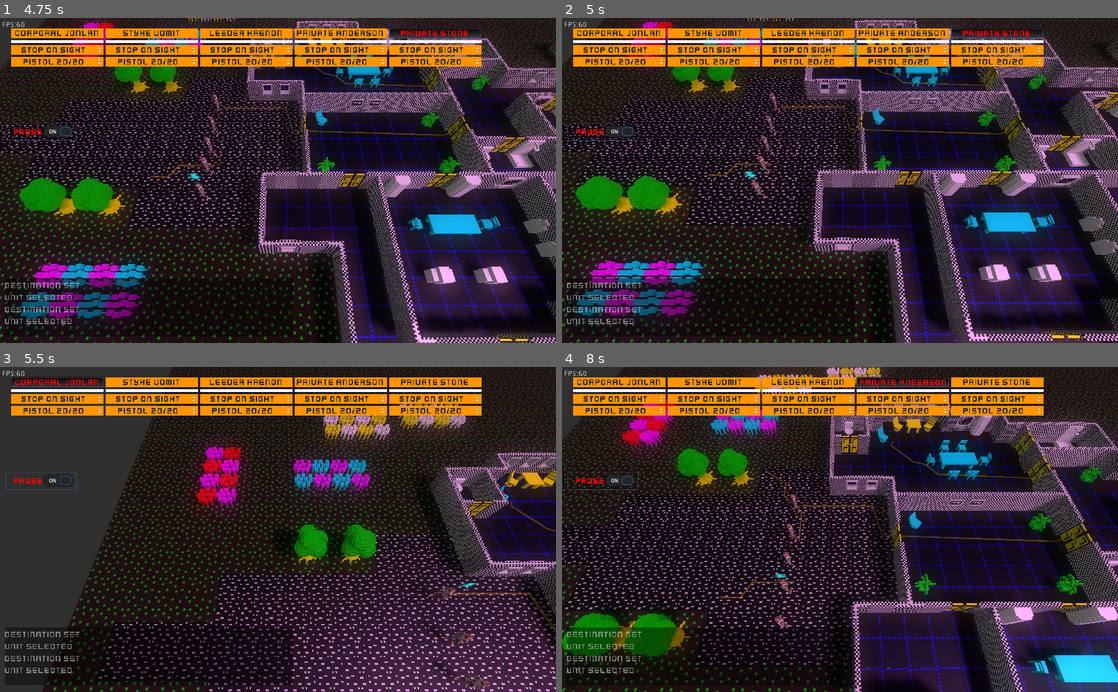
Above: before the commit, frames 1-4 (two rows, left to right).
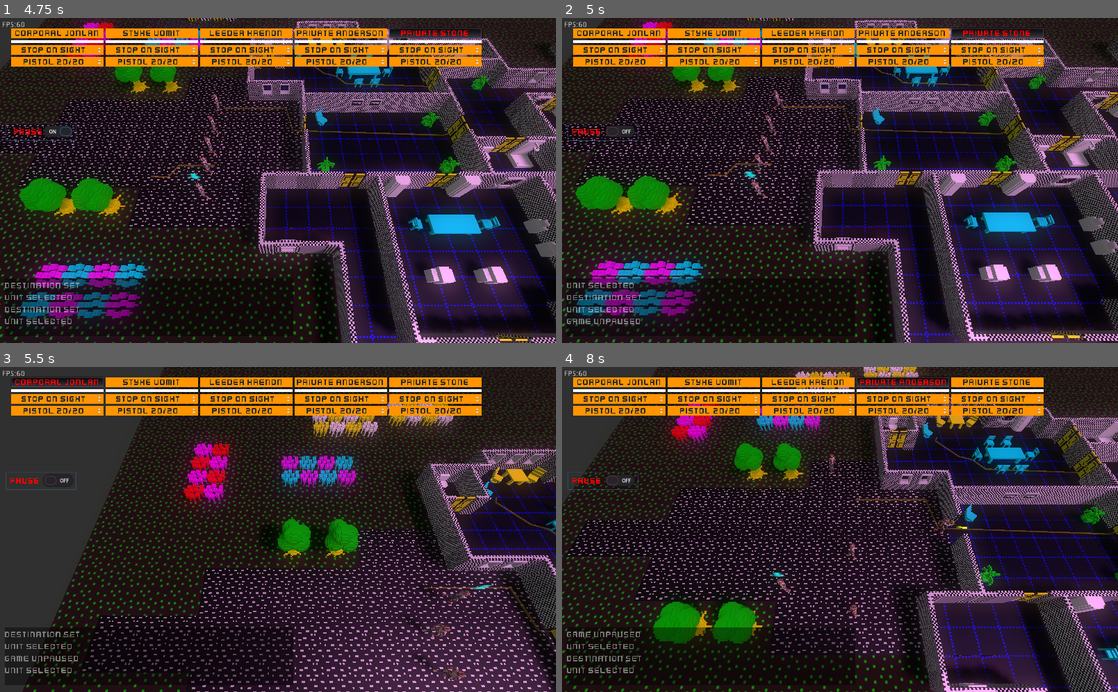
Above: after the commit, the same moments.

Repository: SteveSmith16384/LaserFodder
Game: Godot game, scene res://Main.tscn
The game is run twice, just before and just after one commit, with the same random seed, the same clock (stepped at 60 frames per second) and the same inputs.
Inputs (mouse positions are in pixels of both pictures, inside the frame that each line leads up to):
- Up to frame 1 (4.75 s): click "Pause" at 0.5 s; move the mouse to (400, 164) at 1.27 s; hold Right (ui_right) 1.28-2.03 s; tap one key every 0.75 s from 1.35 s: 1 (unit_1) 2 (unit_2) 3 (unit_3) 4 (unit_4) 5 (unit_5); click (400, 164) at 1.42 s; move the mouse to (166, 196) at 2.02 s; hold Down (ui_down) 2.03-2.78 s; move the mouse to (333, 109) at 2.77 s; hold Right (ui_right) 2.78-3.53 s; move the mouse to (250, 245) at 3.52 s; hold Up (ui_up) 3.53-4.28 s; click (250, 245) at 3.67 s; move the mouse to (444, 229) at 4.27 s; hold Left (ui_left) from 4.28 s (still down)
- Up to frame 2 (5 s): keep holding Left (ui_left); tap P (pause) at 4.9 s
- Up to frame 3 (5.5 s): keep holding Left (ui_left); move the mouse to (111, 480) at 5.02 s; tap 1 (unit_1) at 5.1 s
- Up to frame 4 (8 s): move the mouse to (867, 529) at 5.77 s; release Left (ui_left) at 5.78 s; hold Down (ui_down) 5.78-6.53 s; tap 2 (unit_2) at 5.85 s; click (867, 529) at 5.92 s; move the mouse to (756, 448) at 6.52 s; hold Right (ui_right) 6.53-7.28 s; tap 3 (unit_3) at 6.6 s; move the mouse to (962, 513) at 7.27 s; hold Up (ui_up) from 7.28 s (still down); tap 4 (unit_4) at 7.35 s

Frame 1 is identical in both runs. In frame 2, 0.6% of the frame differs, in the area x 0-41%, y 22-95%; in frame 3, 28%; in frame 4, 42%, in the area x 0-100%, y 0-100%.

Commit message:
Pause button

Diff:
--- a/src/GameScene.gd
+++ b/src/GameScene.gd
@@ -25,6 +25,8 @@
 
 
 func _process(_delta):
+	if Input.is_action_just_pressed("pause"):
+		_set_pause(not Globals.game_paused)
 	if Input.is_action_just_pressed("unit_1"):
 		var players = get_tree().get_nodes_in_group("player")
 		_on_player_selected(players[0])
@@ -168,7 +170,14 @@
 	pass
 
 
-func _on_GameUI_pause_changed():
+func _on_GameUI_pause_changed(button_pressed):
+	_set_pause(button_pressed)
+	pass
+
+
+func _set_pause(b:bool):
+	Globals.game_paused = b
+	$GameUI/Commands/PauseButton.set_pressed_no_signal(b)
 	if Globals.game_paused:
 		append_log("Game paused")
 	else:
--- a/src/UI/GameUI.gd
+++ b/src/UI/GameUI.gd
@@ -24,8 +24,7 @@
 
 
 func _on_PauseButton_toggled(button_pressed):
-	Globals.game_paused = button_pressed
-	emit_signal("pause_changed")
+	emit_signal("pause_changed", button_pressed)
 	pass
 
 
